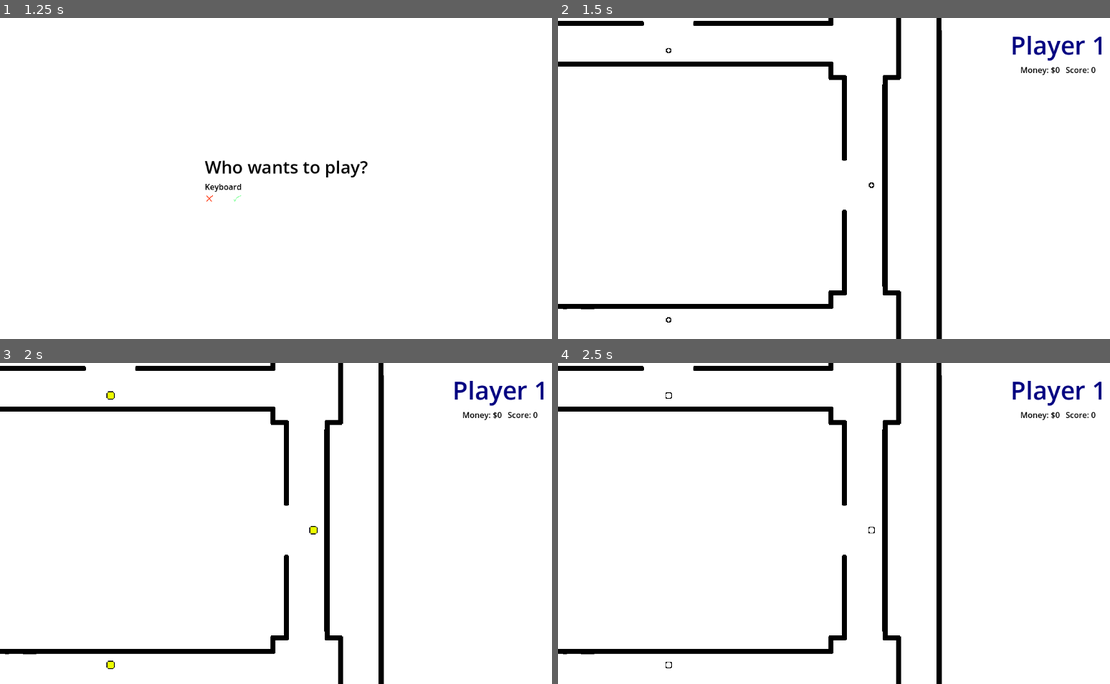
Above: before the commit, frames 1-4 (two rows, left to right).
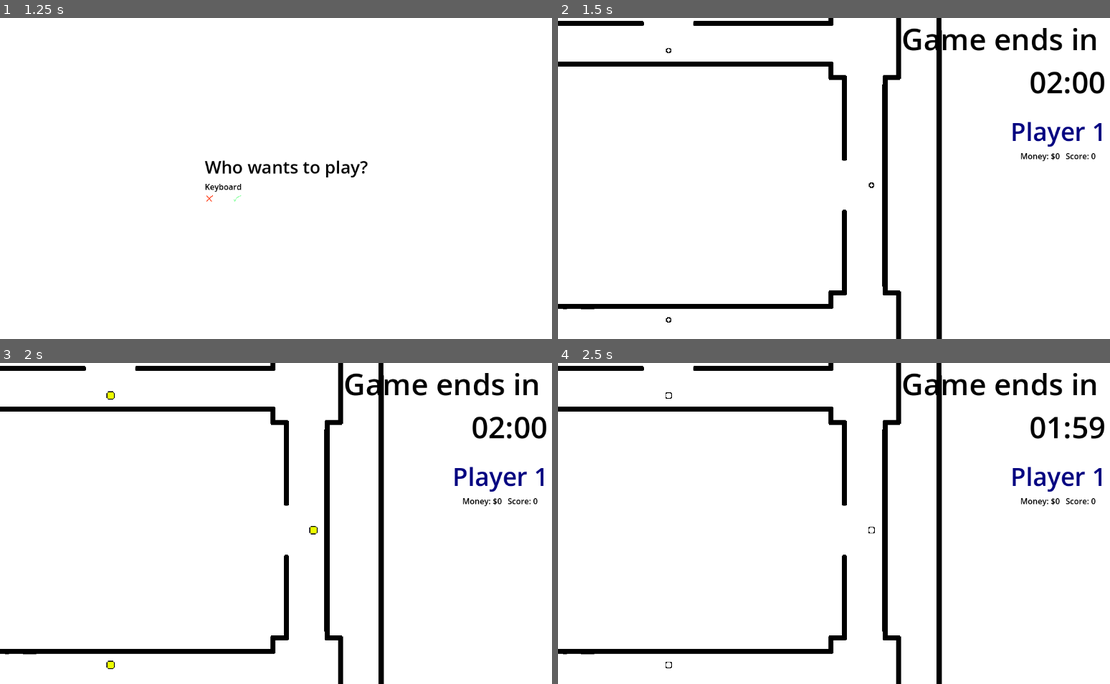
Above: after the commit, the same moments.

Repository: haihala/SGH-winter-jam-2025
Game: Godot game, scene res://menus/main_menu.tscn
Same seed, same stepped clock (60 frames per second), same inputs: the game is played once before the commit and once after it.
Inputs:
- Up to frame 1 (1.25 s): click "Play" at 0.5 s
- Up to frame 2 (1.5 s): tap Enter at 1.25 s; hold D (kb_right) from 1.28 s (still down); tap Space (kb_attack) at 1.35 s
- Up to frame 3 (2 s): keep holding D (kb_right)
- Up to frame 4 (2.5 s): release D (kb_right) at 2.03 s; hold S (kb_down) from 2.03 s (still down); tap Space (kb_attack) at 2.1 s

Frame 1 is identical in both runs. In frame 2, 2.3% of the frame differs, in the area x 62-99%, y 3-45%; in frame 3, 2.3%; in frame 4, 2.2%.

Commit message:
Add a timer

Diff:
--- a/godot-project/level/world.gd
+++ b/godot-project/level/world.gd
@@ -3,6 +3,9 @@
 @onready var hud_scene = load("res://player/player_ui.tscn")
 @onready var pickup_scene: PackedScene = load("res://items/pickup.tscn")
 @onready var float_hud_scene: PackedScene = load("res://player/player_hud.tscn")
+
+@export var player_hud_container: Control
+@export var timer_label: Label
 
 
 var spawn_points: Array[Vector2] = []
@@ -17,6 +20,14 @@
 	for index in range(Globals.player_handles.size()):
 		spawn_player(Globals.player_handles[index], spawn_points[index])
 
+func _process(_delta: float) -> void:
+	var seconds = int(ceil($Timer.time_left))
+	var minutes = seconds / 60
+	var leftover_seconds = seconds - (minutes * 60)
+	timer_label.text = "%02d:%02d" % [minutes, leftover_seconds]
+
+func timeout() -> void:
+	print("timeout")
 
 func player_death(dying_player_index, killer) -> void:
 	killer.score += 1
@@ -76,4 +87,4 @@
 		player_hud.init(label_number)
 		label_number += 1
 		huds[handle] = player_hud
-		$HUD/HBoxContainer/VBoxContainer.add_child(player_hud)
+		player_hud_container.add_child(player_hud)
--- a/godot-project/level/world.tscn
+++ b/godot-project/level/world.tscn
@@ -1,9 +1,10 @@
-[gd_scene load_steps=7 format=4 uid="uid://oxmwk48rbsxo"]
+[gd_scene load_steps=8 format=4 uid="uid://oxmwk48rbsxo"]
 
 [ext_resource type="Texture2D" uid="uid://qkl7pf5d2ldt" path="res://sprite_sheet.png" id="1_7x67d"]
 [ext_resource type="Script" path="res://level/world.gd" id="1_osrak"]
 [ext_resource type="Script" path="res://level/setup_tile_map.gd" id="3_74ovu"]
 [ext_resource type="AudioStream" uid="uid://codcrar0rhdr0" path="res://level/pointy-octave3-d.wav" id="4_24okt"]
+[ext_resource type="Theme" uid="uid://ck8eyctgeg42k" path="res://theme.tres" id="5_6xw6o"]
 
 [sub_resource type="TileSetAtlasSource" id="TileSetAtlasSource_b1nh1"]
 texture = ExtResource("1_7x67d")
@@ -83,8 +84,10 @@
 custom_data_layer_1/type = 1
 sources/1 = SubResource("TileSetAtlasSource_b1nh1")
 
-[node name="World" type="Node2D"]
+[node name="World" type="Node2D" node_paths=PackedStringArray("player_hud_container", "timer_label")]
 script = ExtResource("1_osrak")
+player_hud_container = NodePath("HUD/HBoxContainer/VBoxContainer2/HBoxContainer/Player pane container")
+timer_label = NodePath("HUD/HBoxContainer/VBoxContainer2/MarginContainer/HBoxContainer/HBoxContainer/Timer")
 
 [node name="Camera2D" type="Camera2D" parent="."]
 position = Vector2(2000, 0)
@@ -112,5 +115,49 @@
 grow_vertical = 2
 alignment = 2
 
-[node name="VBoxContainer" type="VBoxContainer" parent="HUD/HBoxContainer"]
+[node name="VBoxContainer2" type="VBoxContainer" parent="HUD/HBoxContainer"]
 layout_mode = 2
+
+[node name="MarginContainer" type="MarginContainer" parent="HUD/HBoxContainer/VBoxContainer2"]
+layout_mode = 2
+theme_override_constants/margin_right = 50
+
+[node name="HBoxContainer" type="VBoxContainer" parent="HUD/HBoxContainer/VBoxContainer2/MarginContainer"]
+layout_mode = 2
+
+[node name="Timer text" type="Label" parent="HUD/HBoxContainer/VBoxContainer2/MarginContainer/HBoxContainer"]
+layout_mode = 2
+theme = ExtResource("5_6xw6o")
+theme_override_font_sizes/font_size = 60
+text = "Game ends in "
+
+[node name="HBoxContainer" type="HBoxContainer" parent="HUD/HBoxContainer/VBoxContainer2/MarginContainer/HBoxContainer"]
+layout_mode = 2
+
+[node name="Control" type="Control" parent="HUD/HBoxContainer/VBoxContainer2/MarginContainer/HBoxContainer/HBoxContainer"]
+layout_mode = 2
+size_flags_horizontal = 3
+
+[node name="Timer" type="Label" parent="HUD/HBoxContainer/VBoxContainer2/MarginContainer/HBoxContainer/HBoxContainer"]
+layout_mode = 2
+theme = ExtResource("5_6xw6o")
+theme_override_font_sizes/font_size = 60
+text = "10:00"
+
+[node name="HBoxContainer" type="HBoxContainer" parent="HUD/HBoxContainer/VBoxContainer2"]
+layout_mode = 2
+
+[node name="Control" type="Control" parent="HUD/HBoxContainer/VBoxContainer2/HBoxContainer"]
+layout_mode = 2
+size_flags_horizontal = 3
+
+[node name="Player pane container" type="VBoxContainer" parent="HUD/HBoxContainer/VBoxContainer2/HBoxContainer"]
+layout_mode = 2
+size_flags_horizontal = 8
+
+[node name="Timer" type="Timer" parent="."]
+wait_time = 120.0
+one_shot = true
+autostart = true
+
+[connection signal="timeout" from="Timer" to="." method="timeout"]
--- a/godot-project/player/player_ui.tscn
+++ b/godot-project/player/player_ui.tscn
@@ -4,12 +4,17 @@
 [ext_resource type="Theme" uid="uid://ck8eyctgeg42k" path="res://theme.tres" id="2_w4qbw"]
 
 [node name="Player UI" type="MarginContainer" node_paths=PackedStringArray("player_label", "money_label", "score_label")]
-anchors_preset = 1
-anchor_left = 1.0
-anchor_right = 1.0
-offset_left = -192.0
-offset_bottom = 96.0
-grow_horizontal = 0
+anchors_preset = 8
+anchor_left = 0.5
+anchor_top = 0.5
+anchor_right = 0.5
+anchor_bottom = 0.5
+offset_left = -121.0
+offset_top = -68.0
+offset_right = 121.0
+offset_bottom = 68.0
+grow_horizontal = 2
+grow_vertical = 2
 theme_override_constants/margin_top = 20
 theme_override_constants/margin_right = 50
 theme_override_constants/margin_bottom = 20
--- a/godot-project/project.godot
+++ b/godot-project/project.godot
@@ -14,6 +14,10 @@
 run/main_scene="res://menus/main_menu.tscn"
 config/features=PackedStringArray("4.3", "Forward Plus")
 config/icon="res://player/icon.svg"
+
+[debug]
+
+gdscript/warnings/integer_division=0
 
 [editor]
 
